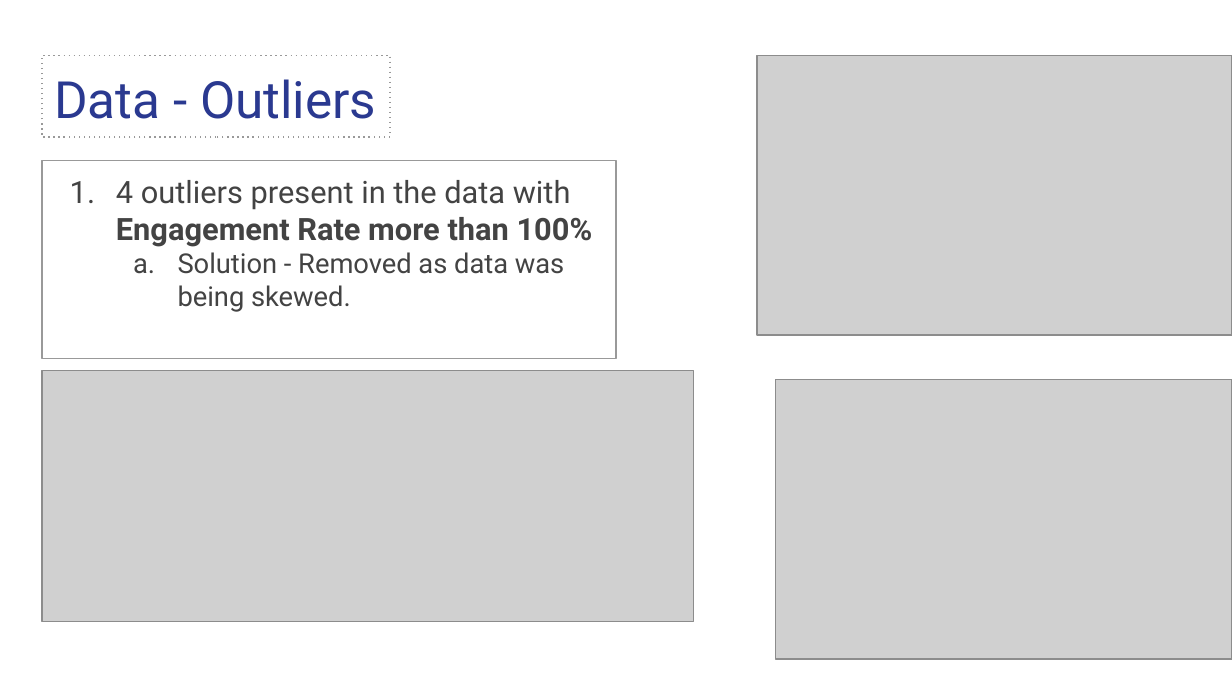
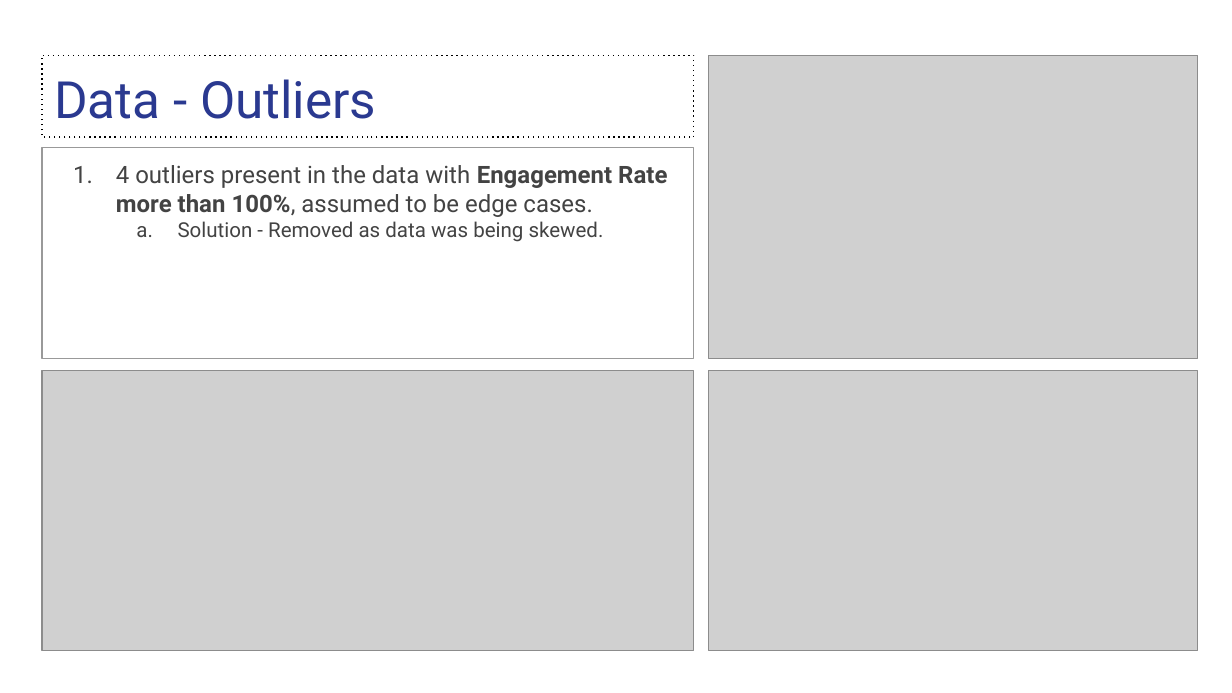
Before and after one commit to sidthakur08/EGxGeniusLeague, a slide deck: slide 5 of DA/EG Data Analysis Assessment .pptx. Drawn at 1232x693 pixels with LibreOffice and Linux fonts; fonts in the diff are those of the drawing; grey boxes stand for pictures. Boxes give left, top, right and bottom in pixels: in the first picture for what was removed or moved away, otherwise in the second. Text is boxed around its words. In the diff, an @@ line names an element or a change of style, - is before the commit and + after.

```diff
--- a/DA/EG Data Analysis Assessment .pptx
+++ b/DA/EG Data Analysis Assessment .pptx
@@ title "Data - Outliers": place and size @@
-title "Data - Outliers" at bbox=[42, 55, 391, 137]
+title "Data - Outliers" at bbox=[42, 55, 694, 137]
@@ title "Data - Outliers" at bbox=[42, 55, 694, 137]: outline #999999 0.75 pt dashed to #000000 0.75 pt dashed @@
@@ picture: place and size @@
-picture at bbox=[756, 55, 1232, 335]
+picture at bbox=[708, 55, 1198, 359]
@@ text "4 outliers present in the ...": place and size @@
-text "4 outliers present in the ..." at bbox=[42, 160, 616, 359]
+text "4 outliers present in the ..." at bbox=[42, 148, 694, 359]
@@ text at bbox=[116, 165, 667, 217]: text changed; size 18 to 14 pt @@
-1. 4 outliers present in the data with Engagement Rate more than 100%
+1. 4 outliers present in the data with Engagement Rate more than 100%, assumed to be edge cases.
@@ text at bbox=[178, 221, 604, 242]: size 16 to 12 pt in "Solution - Removed as data was being ..."; indent changed @@
@@ picture: place and size @@
-picture at bbox=[42, 371, 694, 622]
+picture at bbox=[42, 371, 694, 650]
@@ picture: place and size @@
-picture at bbox=[775, 379, 1232, 659]
+picture at bbox=[708, 371, 1198, 650]
```
Also in this commit, not shown: 9 other slides changed, 2 slides added, 7 other files.
